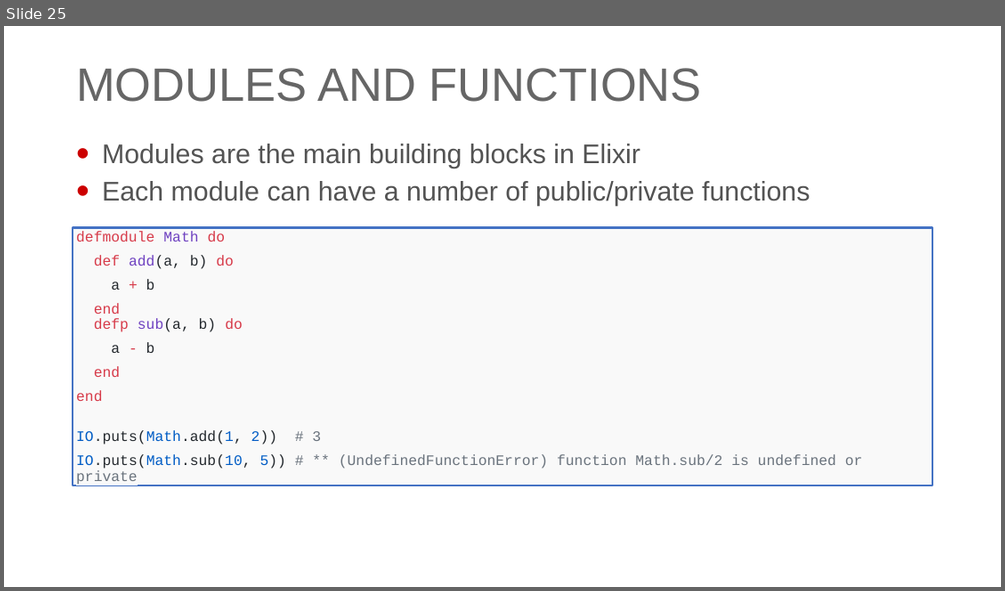
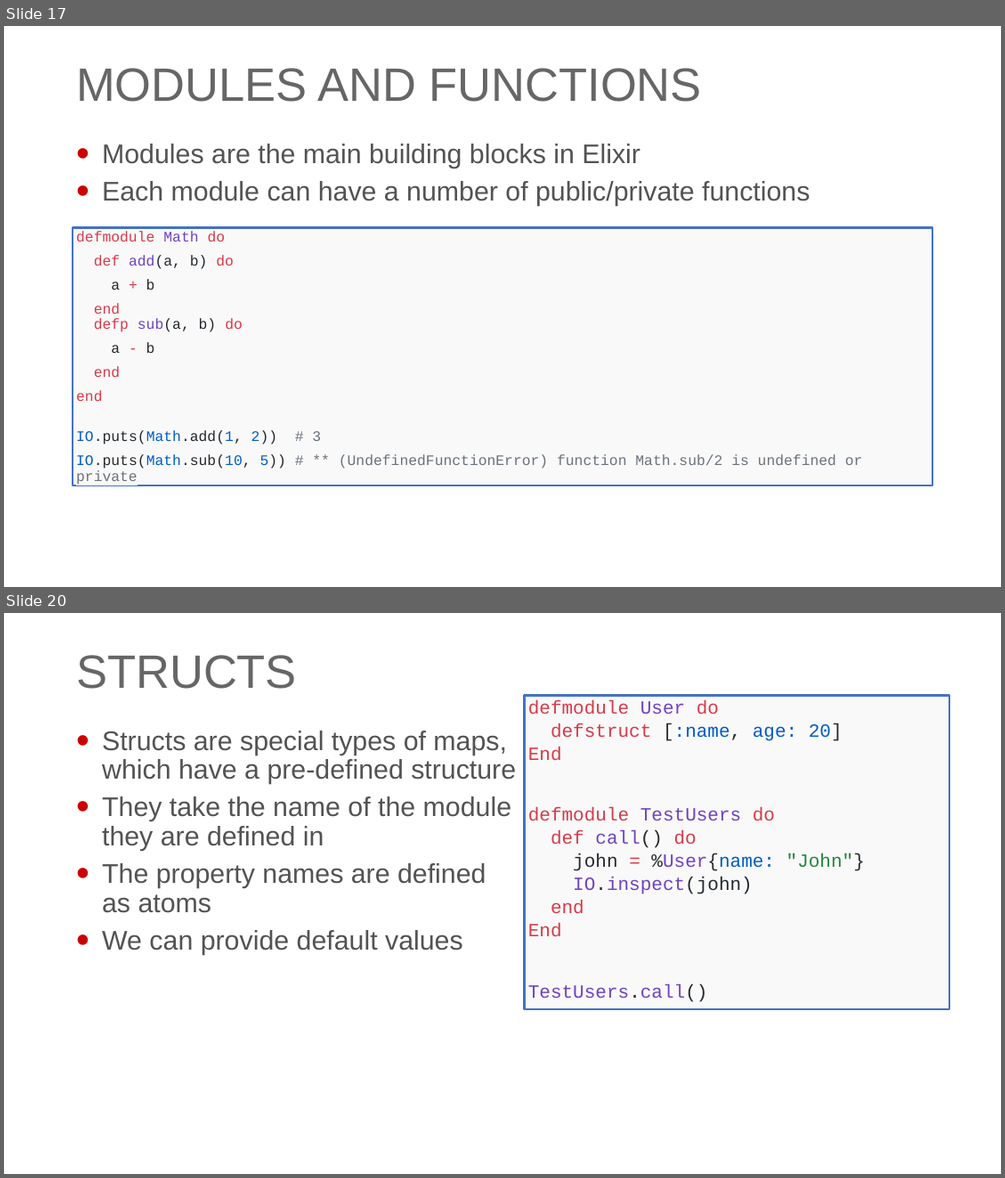
Before and after one commit to georgiyolovski/elixir-workshop, a slide deck: day1/Elixir - Day 1.pptx. Shown one above the other, each under a label of ours: slide 25 before the commit, slides 17 and 20 after it; the slides between them are not shown. The pictures are 1005x591 and 1005x1178 pixels, drawn with LibreOffice and Linux fonts; fonts in the diff are those of the drawing; background and template pictures are left out. Boxes give left, top, right and bottom in pixels: in the first picture for what was removed or moved away, otherwise in the second. Text is boxed around its words. In the diff, an @@ line names an element or a change of style, - is before the commit and + after.

Commit message:
Added a section for structs

```diff
--- a/day1/Elixir - Day 1.pptx
+++ b/day1/Elixir - Day 1.pptx
@@ slide 20 added at (4,613,1001,1174), background #FFFFFF; not listed: 1 template element that a slide beside it also shows @@
@@ title added at (76,655,297,689), 45 pt, text #666666 @@
+STRUCTS
@@ rectangle added at (525,695,949,1009), fill #F9F9F9, outline #4472C4 2 pt, 18 pt, text #D73A49 @@
+defmodule User do
+defstruct [:name, age: 20]
+End
+defmodule TestUsers do
+def call() do
+john = %User{name: "John"}
+IO.inspect(john)
+end
+End
+TestUsers.call()
@@ text added at (102,730,516,955), 26 pt, text #535353 @@
+• Structs are special types of maps, which have a pre-defined structure
+• They take the name of the module they are defined in
+• The property names are defined as atoms
+• We can provide default values
@@ what was slide 25 is now slide 17 @@
```
Also in this commit, not shown: 7 slides changed, 2 other slides added.
